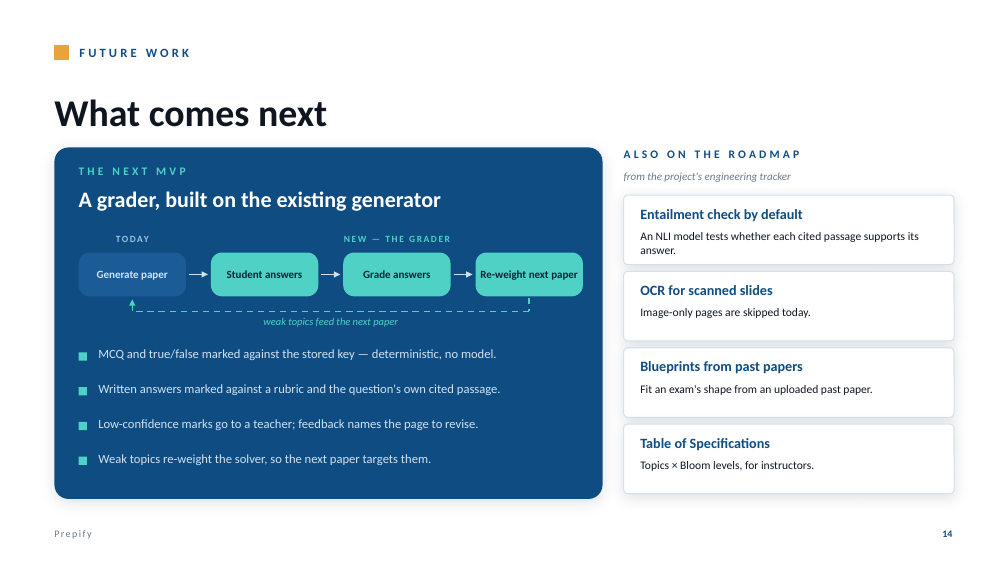
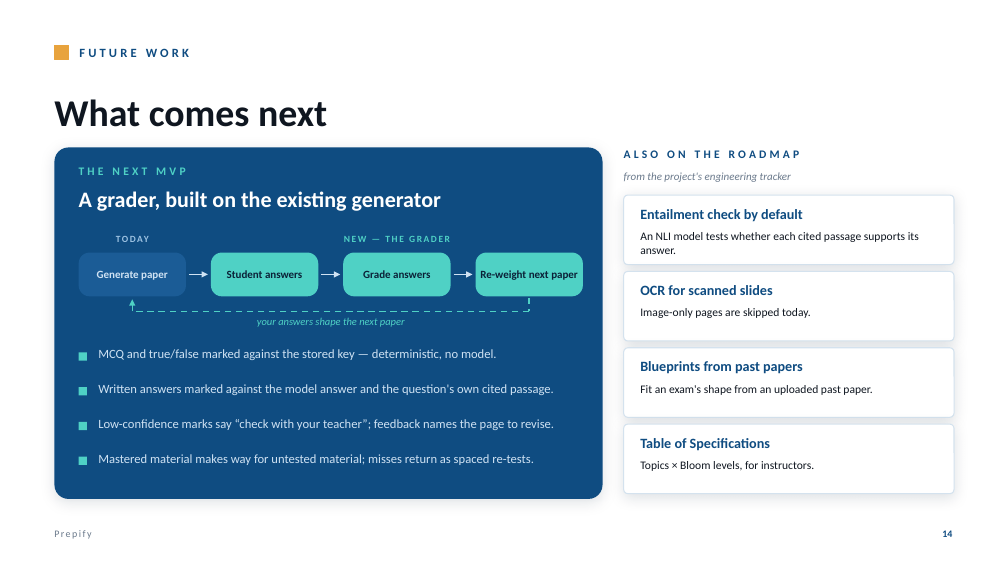
Before and after one commit to Abdur548/Prepify-Exam-Generator-and-Grader, a slide deck: slide 14 of docs/Prepify-Jury-Presentation.pptx. Drawn at 1008x567 pixels with LibreOffice and Linux fonts; fonts in the diff are those of the drawing; background and template pictures are left out. Boxes give left, top, right and bottom in pixels: in the first picture for what was removed or moved away, otherwise in the second. Text is boxed around its words. In the diff, an @@ line names an element or a change of style, - is before the commit and + after.

Commit message:
Update the jury deck: business model slide and accurate future work
The deck in docs/ was the 15-slide version. This is the current 16-slide
deck: it adds the Business Model slide, and rewords Future Work to what
MVP 2 built and measured. The next paper keeps weak material in and swaps
mastered material for untested material (E9); it does not concentrate on
weak topics, so the slide no longer says it does. Written answers are
marked against the model answer, not a rubric, and low-confidence marks
are flagged for a teacher rather than routed to one.

```diff
--- a/docs/Prepify-Jury-Presentation.pptx
+++ b/docs/Prepify-Jury-Presentation.pptx
@@ text at (257,318,405,327): text changed @@
-weak topics feed the next paper
+your answers shape the next paper
@@ text at (98,384,554,395): text changed @@
-Written answers marked against a rubric and the question's own cited passage.
+Written answers marked against the model answer and the question's own cited passage.
@@ text at (98,419,554,430): text changed @@
-Low-confidence marks go to a teacher; feedback names the page to revise.
+Low-confidence marks say “check with your teacher”; feedback names the page to revise.
@@ text at (98,454,534,465): text changed @@
-Weak topics re-weight the solver, so the next paper targets them.
+Mastered material makes way for untested material; misses return as spaced re-tests.
```
Also in this commit, not shown: 1 slide added.
